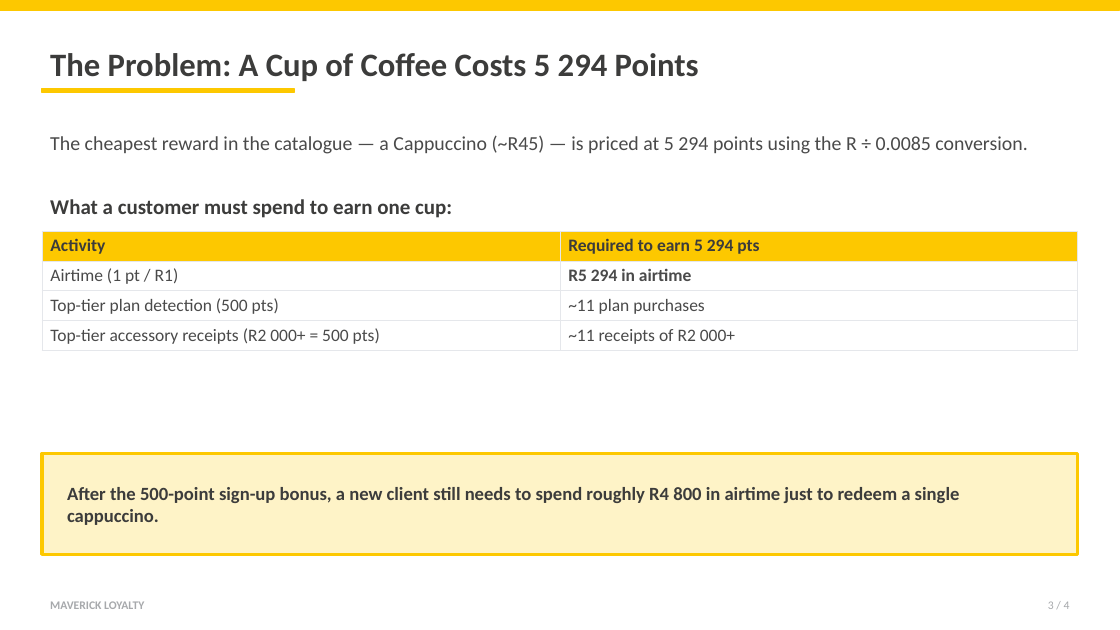
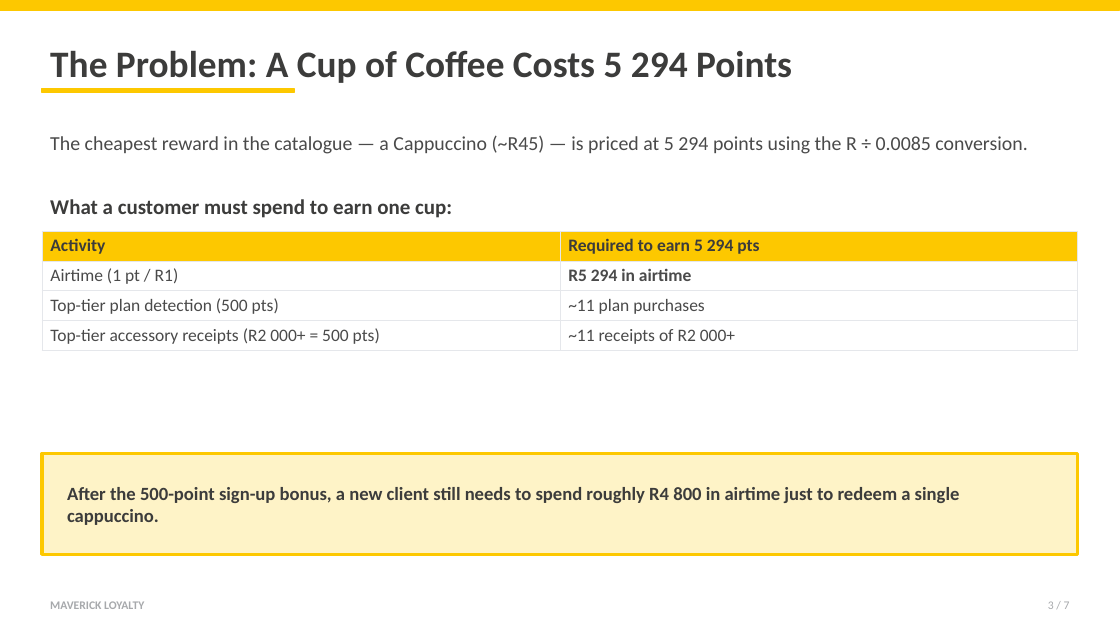
Before and after one commit to lv8777-maker/StockSense, a slide deck: slide 3 of presentations/point-allocation-discussion.pptx. Drawn at 1120x630 pixels with LibreOffice and Linux fonts; fonts in the diff are those of the drawing. Boxes give left, top, right and bottom in pixels: in the first picture for what was removed or moved away, otherwise in the second. Text is boxed around its words. In the diff, an @@ line names an element or a change of style, - is before the commit and + after.

```diff
--- a/presentations/point-allocation-discussion.pptx
+++ b/presentations/point-allocation-discussion.pptx
@@ text "The Problem: A Cup of ..." at (50,51,792,83): size 28 to 32 pt @@
@@ text at (1048,601,1070,609): text changed @@
-3 / 4
+3 / 7
```
Also in this commit, not shown: 2 other slides changed, 4 slides added, 1 slide removed, 1 other file.
